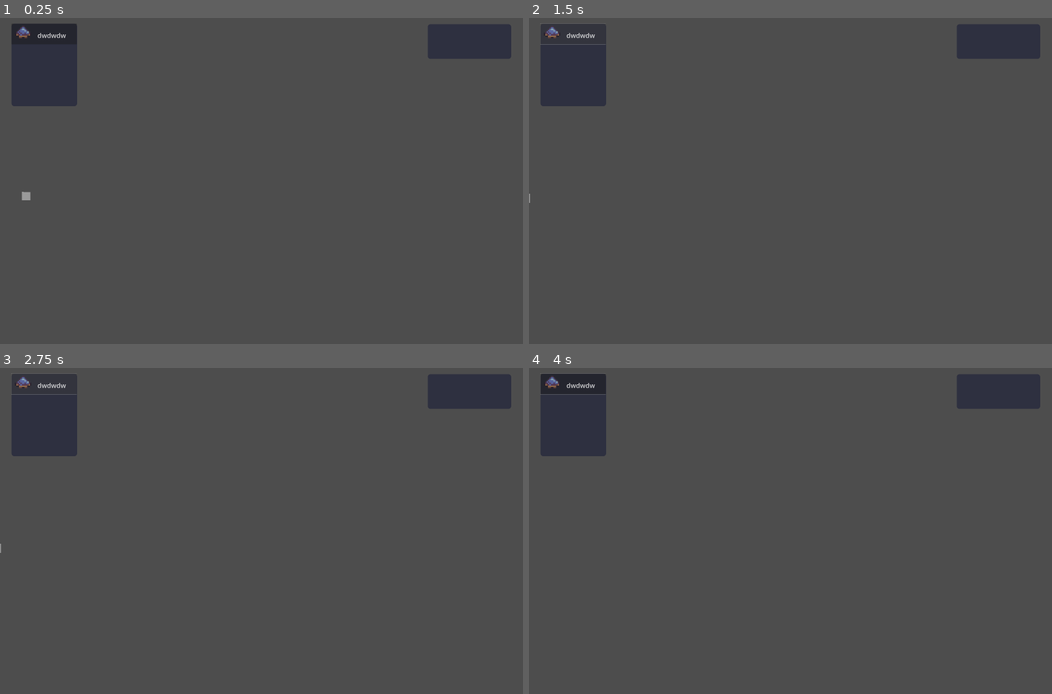
Above: before the commit, frames 1-4 (two rows, left to right).
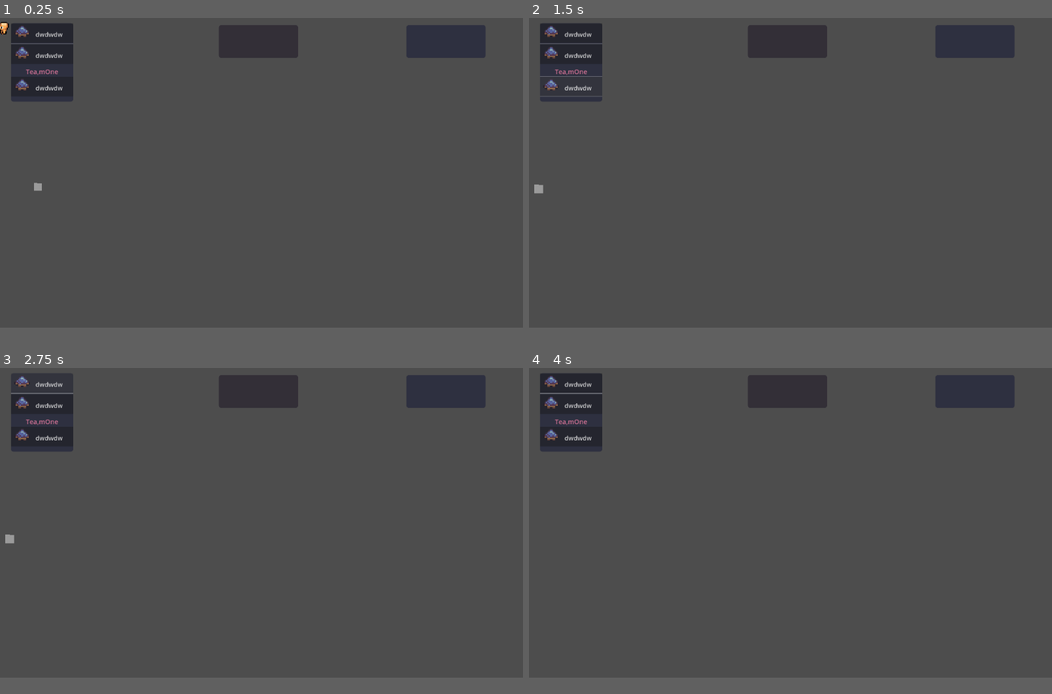
Above: after the commit, the same moments.

Repository: nathan-guiard/zappy
Game: Godot game, scene res://main.tscn
Same seed, same stepped clock (60 frames per second), same inputs: the game is played once before the commit and once after it.
Inputs (mouse positions are in pixels of both pictures, inside the frame that each line leads up to; where the layout moved, square brackets give the same spot in the first picture):
- Up to frame 1 (0.25 s): no input
- Up to frame 2 (1.5 s): click (570, 57) [570, 34] at 0.5 s; click (570, 89) [570, 34] at 1.25 s
- Up to frame 3 (2.75 s): click (41, 384) at 2 s
- Up to frame 4 (4 s): tap Enter at 2.75 s; move the mouse to (905, 511) at 2.77 s; hold W 2.78-3.5 s; tap I at 2.85 s; click (905, 511) at 2.92 s; tap Space at 3.5 s; drag from (685, 544) to (764, 596) at 3.52 s
In our replay, the window is 800x505 before the commit and 800x480 after it. These sizes can differ from the game's own. Grey fills any space a smaller window leaves; there, only what the larger window draws over its background counts as a difference.

The runs differ from the first frame. In frame 1, 3.4% of the frame differs, in the area x 0-98%, y 1-56%; in frame 2, 3.4%, in the area x 0-98%, y 1-57%; in frame 3, 3.3%; in frame 4, 3.3%.

Commit message:
Inventory added

Diff:
--- a/graphics/Camera2D.gd
+++ b/graphics/Camera2D.gd
@@ -16,6 +16,7 @@
 			if focused_player:
 				focused_player.toggle_outline(false)
 			tile_map.clear_traces_square()
+			tile_map.close_inventory()
 		focused_player = new_val
 
 
--- a/graphics/Network.gd
+++ b/graphics/Network.gd
@@ -18,7 +18,7 @@
 # Called when the node enters the scene tree for the first time.
 func _ready() -> void:
 	print("quouquoubebe")
-	if peer.connect_to_host("212.227.181.70", 4242) != OK:
+	if peer.connect_to_host("localhost", 4224) != OK:
 		print("Pair host port, not valid")
 	print("quouquoube")
 
--- a/graphics/TileMap.gd
+++ b/graphics/TileMap.gd
@@ -3,9 +3,11 @@
 @onready var v_box_container_contents: VBoxContainer = %CanvasLayer/PanelContainer/MarginContainer/VBoxContainerContents
 @onready var panel_container: PanelContainer = %CanvasLayer/PanelContainer
 @onready var panel_players: PanelContainer = $"../CanvasLayer/PanelContainer2"
+@onready var panel_container_inventory: PanelContainer = $"../CanvasLayer/PanelContainerInventory"
 
 @onready var v_box_container_players: VBoxContainer = %VBoxContainerPlayers
 const player_info_btn_scene: PackedScene = preload("res://PlayerInfoBtn.tscn")
+@onready var v_box_container_inventory: VBoxContainer = %VBoxContainerInventory
 
 @onready var hover_square: Node2D = $"HoverSquare"
 const content_info_row_scene: PackedScene = preload("res://ContentInfoRow.tscn")
@@ -18,6 +20,17 @@
 @onready var main: Node2D = $".."
 const trace_square: PackedScene = preload("res://trace_square.tscn")
 @onready var traces_square: Node2D = $TracesSquare
+
+const TEAM_COLORS: Array = [
+	Color(255, 0, 0),
+	Color(0, 255, 0),
+	Color(0, 0, 255),
+]
+
+#teamone = Color(255,0,0)
+var teams_color: Dictionary = {
+
+}
 
 const Content: Dictionary = {
 	LINEMATE = "Linemate",
@@ -67,7 +80,9 @@
 	PHIRAS = Vector2i(6,1),
 	THYSTAME = Vector2i(4, 1),
 	PLAYER = Vector2i(4, 6),
-	FOOD = [Vector2i(2,11), Vector2i(3,11), Vector2i(4 ,11), Vector2i(5 ,11)],
+	#FOOD = [Vector2i(1, 11), Vector2i(2,11), Vector2i(3,11), Vector2i(4 ,11), Vector2i(5 ,11)],
+		FOOD = [Vector2i(4 ,11), Vector2i(5 ,11)],
+	FOOD_1 = Vector2i(1, 11),
 	EGG = Vector2i(4 ,10)
 }
 
@@ -103,9 +118,9 @@
 	#var tiletexture: ImageTexture = ImageTexture.create_from_image(tileImage)
 
 	for k: String in Content:
-		if k == "FOOD" or k == "PLAYER" or k == "EGG":
+		if k == "PLAYER":
 			continue
-		var tile_image: Image = atlas_image.get_region(atlas.get_tile_texture_region(Tile[k] as Vector2i))
+		var tile_image: Image = atlas_image.get_region(atlas.get_tile_texture_region(Tile[k if k != "FOOD" else "FOOD_1"] as Vector2i))
 		var tile_texture: ImageTexture = ImageTexture.create_from_image(tile_image)
 		_tiles_texture[Content[k]] = tile_texture
 
@@ -292,7 +307,7 @@
 		#print()
 		pass
 	#print("plaayers: ", players)
-	#prune_players(players)
+	prune_players(players)
 	for player_info_btn: Node in v_box_container_players.get_children():
 		player_info_btn.queue_free()
 	merge_players(players)
@@ -302,6 +317,12 @@
 		update_position_player_on_map(player)
 		player.refresh_action_label()
 		player.refresh_level_color()
+
+		if camera.focused_player == player:
+			update_contents_in_v_box_ctn(v_box_container_inventory, player.inventory)
+		if not teams_color.has(player.team):
+			teams_color[player.team] = TEAM_COLORS[teams_color.size()]
+
 
 		var player_info_btn: PlayerInfoBtn = player_info_btn_scene.instantiate()
 		v_box_container_players.add_child(player_info_btn)
@@ -427,23 +448,8 @@
 		#print("butttont")
 		if true:#ev.keycode == KEY_I:
 			#print("data: ", data, "size: ", data.size())
-			for child: Node in v_box_container_contents.get_children():
-				child.free()
 			var data_filtered: Array = data_without_player(data)
-			for content: Dictionary in data_filtered:
-				for key: String in content:
-					if key == Content.FOOD  or key == Content.EGG:
-						continue
-					if v_box_container_contents.get_child_count() > 0:
-						var h_separator: HSeparator = HSeparator.new()
-						h_separator["theme_override_styles/separator"] = preload("res://sep_style.tres")
-						v_box_container_contents.add_child(h_separator)
-
-					var content_info_row: ContentInfoRow = content_info_row_scene.instantiate()
-					v_box_container_contents.add_child(content_info_row)
-					content_info_row.icon = _tiles_texture[key]
-					content_info_row.key = key
-					content_info_row.value = str(content[key])
+			update_contents_in_v_box_ctn(v_box_container_contents, data_filtered)
 
 		#print(ev.as_text_keycode())
 	#camera.manage_camera_input(event)
@@ -507,3 +513,29 @@
 		traces_square_overlaps_count[map_position] = 0
 	else:
 		traces_square_overlaps_count[map_position] += count_add
+
+func update_contents_in_v_box_ctn(v_box_container: VBoxContainer, contents: Array) -> void:
+
+	clear_contents_in_v_box_ctn(v_box_container)
+	if camera.focused_player:
+		panel_container_inventory.visible = true
+	for content: Dictionary in contents:
+		for key: String in content:
+			if v_box_container.get_child_count() > 0:
+				var h_separator: HSeparator = HSeparator.new()
+				h_separator["theme_override_styles/separator"] = preload("res://sep_style.tres")
+				v_box_container.add_child(h_separator)
+
+			var content_info_row: ContentInfoRow = content_info_row_scene.instantiate()
+			v_box_container.add_child(content_info_row)
+			content_info_row.icon = _tiles_texture[key]
+			content_info_row.key = key
+			content_info_row.value = str(content[key])
+
+func clear_contents_in_v_box_ctn(v_box_container: VBoxContainer) -> void:
+	for child: Node in v_box_container.get_children():
+		child.free()
+
+func close_inventory() -> void:
+	clear_contents_in_v_box_ctn(v_box_container_inventory)
+	panel_container_inventory.visible = false
--- a/graphics/main.tscn
+++ b/graphics/main.tscn
@@ -1,8 +1,9 @@
-[gd_scene load_steps=11 format=3 uid="uid://c6j6oangcppih"]
+[gd_scene load_steps=13 format=3 uid="uid://c6j6oangcppih"]
 
 [ext_resource type="Script" path="res://main.gd" id="1_0wmlj"]
 [ext_resource type="Script" path="res://Camera2D.gd" id="1_knqyb"]
 [ext_resource type="Script" path="res://TileMap.gd" id="2_cqj61"]
+[ext_resource type="PackedScene" uid="uid://bs2ptwstok7ly" path="res://team_name.tscn" id="4_5gvmr"]
 [ext_resource type="TileSet" uid="uid://1yc0pq1j0wb" path="res://tileset.tres" id="4_asfbm"]
 [ext_resource type="Script" path="res://Network.gd" id="4_b2sue"]
 [ext_resource type="PackedScene" uid="uid://bvg6orivi3vvd" path="res://player.tscn" id="6_2hnmn"]
@@ -12,6 +13,14 @@
 
 [sub_resource type="StyleBoxFlat" id="StyleBoxFlat_mjxie"]
 bg_color = Color(0.145098, 0.156863, 0.239216, 1)
+corner_radius_top_left = 20
+corner_radius_top_right = 20
+corner_radius_bottom_right = 20
+corner_radius_bottom_left = 20
+corner_detail = 12
+
+[sub_resource type="StyleBoxFlat" id="StyleBoxFlat_jreuv"]
+bg_color = Color(0.0352941, 0, 0.0823529, 0.490196)
 corner_radius_top_left = 20
 corner_radius_top_right = 20
 corner_radius_bottom_right = 20
@@ -28,9 +37,9 @@
 [node name="PanelContainer" type="PanelContainer" parent="CanvasLayer"]
 modulate = Color(1, 1, 1, 0.776471)
 offset_left = 1554.0
-offset_top = 37.0
+offset_top = 42.0
 offset_right = 2160.0
-offset_bottom = 289.0
+offset_bottom = 294.0
 scale = Vector2(0.5, 0.5)
 theme_override_styles/panel = SubResource("StyleBoxFlat_mjxie")
 
@@ -63,6 +72,8 @@
 [node name="ScrollContainer" type="ScrollContainer" parent="CanvasLayer/PanelContainer2"]
 custom_minimum_size = Vector2(2.08165e-12, 600)
 layout_mode = 2
+mouse_filter = 0
+mouse_force_pass_scroll_events = false
 
 [node name="VBoxContainerPlayers" type="VBoxContainer" parent="CanvasLayer/PanelContainer2/ScrollContainer"]
 unique_name_in_owner = true
@@ -71,6 +82,46 @@
 
 [node name="PlayerInfoBtn" parent="CanvasLayer/PanelContainer2/ScrollContainer/VBoxContainerPlayers" instance=ExtResource("9_w5ku1")]
 layout_mode = 2
+
+[node name="HSeparator" type="HSeparator" parent="CanvasLayer/PanelContainer2/ScrollContainer/VBoxContainerPlayers"]
+layout_mode = 2
+
+[node name="PlayerInfoBtn2" parent="CanvasLayer/PanelContainer2/ScrollContainer/VBoxContainerPlayers" instance=ExtResource("9_w5ku1")]
+layout_mode = 2
+
+[node name="TeamName" parent="CanvasLayer/PanelContainer2/ScrollContainer/VBoxContainerPlayers" instance=ExtResource("4_5gvmr")]
+modulate = Color(1, 0.517647, 0.670588, 1)
+layout_mode = 2
+color = Color(1, 0.517647, 0.670588, 1)
+
+[node name="PlayerInfoBtn3" parent="CanvasLayer/PanelContainer2/ScrollContainer/VBoxContainerPlayers" instance=ExtResource("9_w5ku1")]
+layout_mode = 2
+
+[node name="PanelContainerInventory" type="PanelContainer" parent="CanvasLayer"]
+modulate = Color(1, 1, 1, 0.776471)
+offset_left = 837.0
+offset_top = 42.0
+offset_right = 1443.0
+offset_bottom = 294.0
+scale = Vector2(0.5, 0.5)
+theme_override_styles/panel = SubResource("StyleBoxFlat_jreuv")
+
+[node name="MarginContainer" type="MarginContainer" parent="CanvasLayer/PanelContainerInventory"]
+layout_mode = 2
+mouse_force_pass_scroll_events = false
+theme_override_constants/margin_left = 20
+theme_override_constants/margin_top = 10
+theme_override_constants/margin_right = 20
+theme_override_constants/margin_bottom = 10
+
+[node name="VBoxContainerInventory" type="VBoxContainer" parent="CanvasLayer/PanelContainerInventory/MarginContainer"]
+unique_name_in_owner = true
+layout_mode = 2
+
+[node name="HSeparator" type="HSeparator" parent="CanvasLayer/PanelContainerInventory/MarginContainer"]
+visible = false
+layout_mode = 2
+theme_override_styles/separator = ExtResource("8_xm0ke")
 
 [node name="Network" type="Node" parent="."]
 script = ExtResource("4_b2sue")
@@ -106,5 +157,7 @@
 [node name="TracesSquare" type="Node2D" parent="TileMap"]
 
 [connection signal="button_down" from="CanvasLayer/PanelContainer2/ScrollContainer/VBoxContainerPlayers/PlayerInfoBtn" to="TileMap" method="_on_player_info_btn_button_down"]
+[connection signal="button_down" from="CanvasLayer/PanelContainer2/ScrollContainer/VBoxContainerPlayers/PlayerInfoBtn2" to="TileMap" method="_on_player_info_btn_button_down"]
+[connection signal="button_down" from="CanvasLayer/PanelContainer2/ScrollContainer/VBoxContainerPlayers/PlayerInfoBtn3" to="TileMap" method="_on_player_info_btn_button_down"]
 [connection signal="map_ready" from="Network" to="TileMap" method="_on_network_map_ready"]
 [connection signal="map_update" from="Network" to="TileMap" method="_on_network_map_update"]
--- a/graphics/player.gd
+++ b/graphics/player.gd
@@ -52,7 +52,10 @@
 @onready var direction: String
 
 var team: String
-var inventory: Array
+var inventory: Array:
+	set(new_arr):
+		inventory = new_arr
+		print("inventory: ", inventory)
 var level: int = 1:
 	set(val):
 		(get_node("level_" + str(level)) as AnimatedSprite2D).visible = false
--- a/graphics/player.tscn
+++ b/graphics/player.tscn
@@ -1181,7 +1181,6 @@
 
 [node name="ActionLabel" type="RichTextLabel" parent="."]
 unique_name_in_owner = true
-visible = false
 z_index = 6
 offset_left = -106.0
 offset_top = -43.0
--- a/graphics/project.godot
+++ b/graphics/project.godot
@@ -26,8 +26,9 @@
 
 [display]
 
-window/size/viewport_width=1900
-window/size/viewport_height=1200
+window/size/viewport_width=1000
+window/size/viewport_height=600
+window/stretch/scale=0.5
 
 [physics]
 
@@ -35,4 +36,4 @@
 
 [rendering]
 
-renderer/rendering_method="mobile"
+renderer/rendering_method="gl_compatibility"
--- a/graphics/sep_style.tres
+++ b/graphics/sep_style.tres
@@ -2,4 +2,4 @@
 
 [resource]
 color = Color(0.968627, 0.886275, 0.945098, 0.737255)
-thickness = 2
+thickness = 3
--- /dev/null
+++ b/graphics/team_name.gd
@@ -0,0 +1,13 @@
+@tool
+
+extends Label
+class_name TeamName
+
+@export var title: String:
+	set(new_val):
+		title = new_val
+		text = title
+@export var color: Color:
+	set(new_val):
+		color = new_val
+		modulate = color
--- /dev/null
+++ b/graphics/team_name.tscn
@@ -0,0 +1,14 @@
+[gd_scene load_steps=3 format=3 uid="uid://bs2ptwstok7ly"]
+
+[ext_resource type="Script" path="res://team_name.gd" id="1_fw3bc"]
+
+[sub_resource type="StyleBoxEmpty" id="StyleBoxEmpty_t76vb"]
+content_margin_top = 20.0
+
+[node name="TeamName" type="Label"]
+modulate = Color(0.94902, 0, 0.211765, 1)
+size_flags_horizontal = 4
+theme_override_font_sizes/font_size = 50
+theme_override_styles/normal = SubResource("StyleBoxEmpty_t76vb")
+text = "Tea,mOne"
+script = ExtResource("1_fw3bc")
